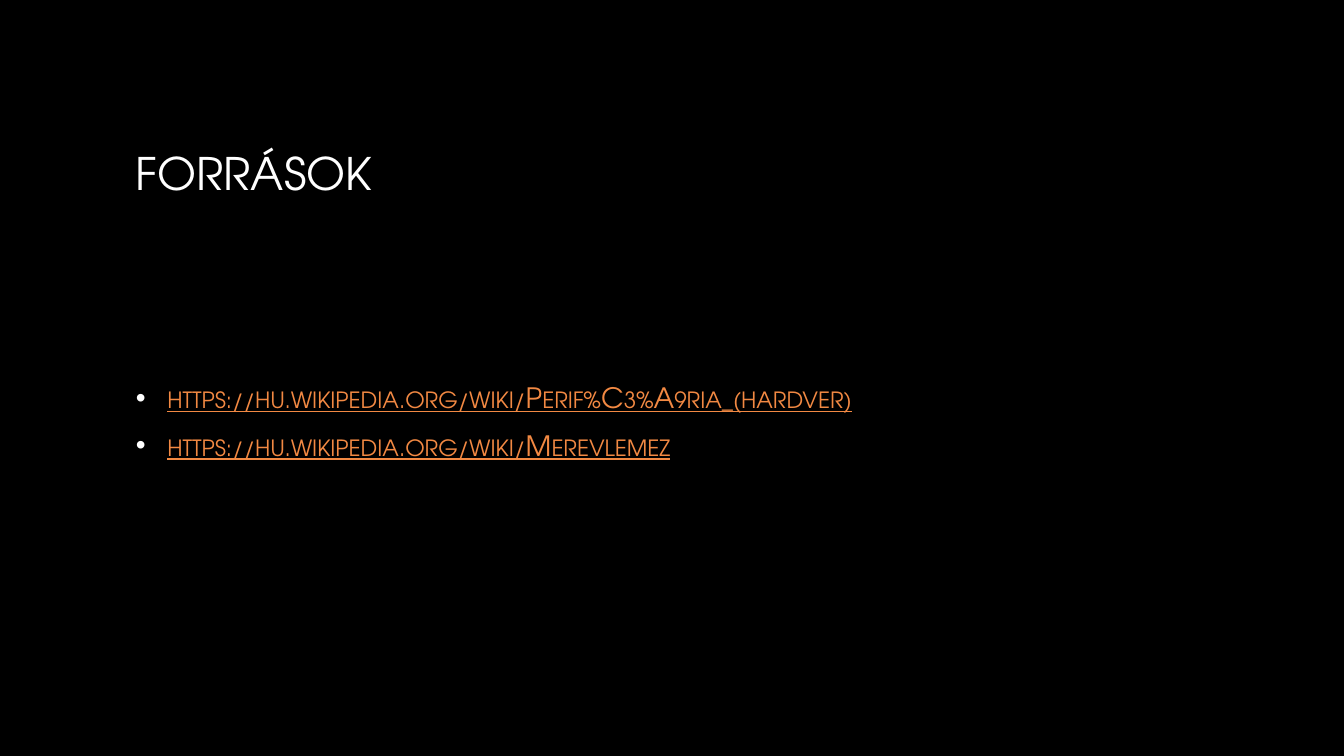
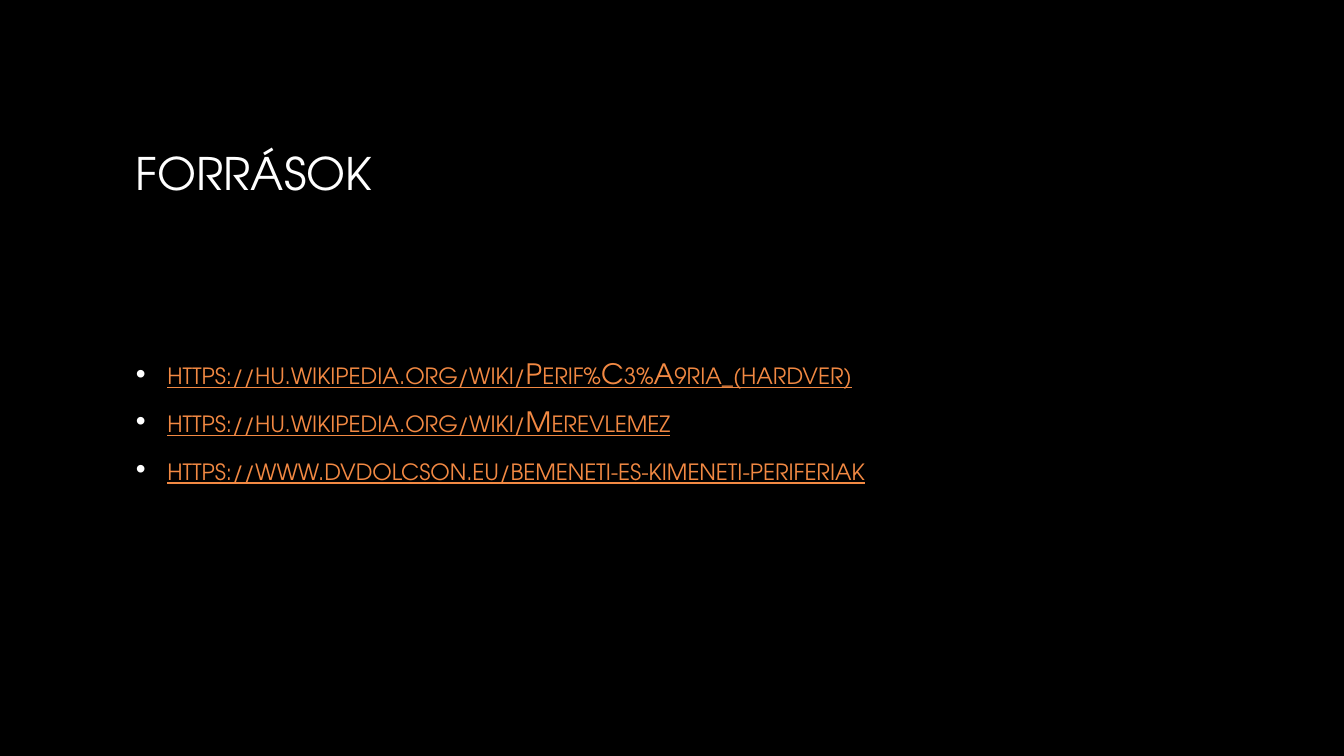
Before and after one commit to kkrisztiann/ikt_ppt1, a slide deck: slide 8 of Perifériák.pptx. Drawn at 1344x756 pixels with LibreOffice and Linux fonts; fonts in the diff are those of the drawing; background and template pictures are left out. Boxes give left, top, right and bottom in pixels: in the first picture for what was removed or moved away, otherwise in the second. Text is boxed around its words. In the diff, an @@ line names an element or a change of style, - is before the commit and + after.

```diff
--- a/Perifériák.pptx
+++ b/Perifériák.pptx
@@ text at box(167, 463, 864, 484): paragraph added @@
+• https://www.dvdolcson.eu/bemeneti-es-kimeneti-periferiak
```
Also in this commit, not shown: 2 slides added, 2 slides removed.
